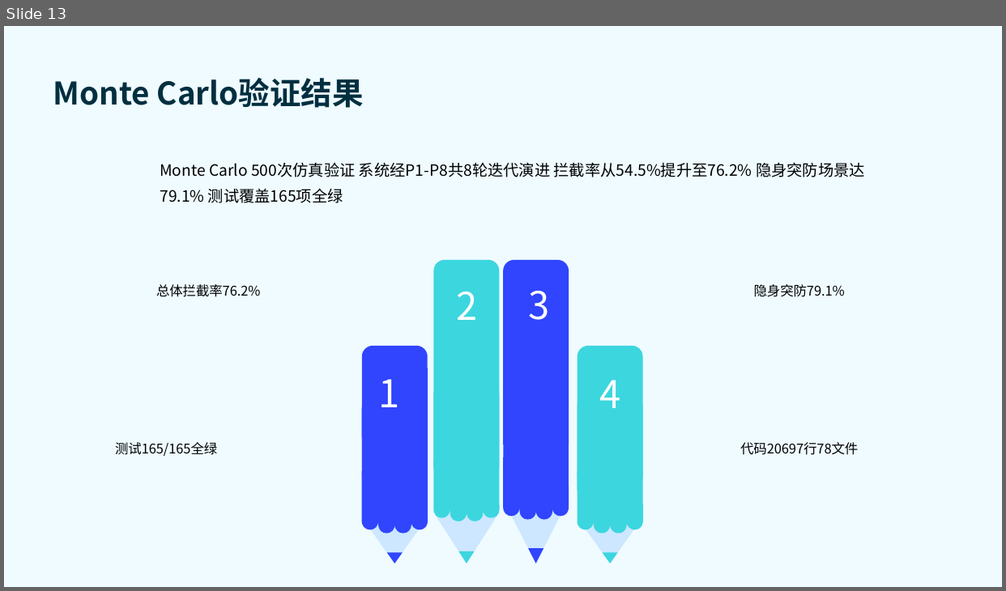
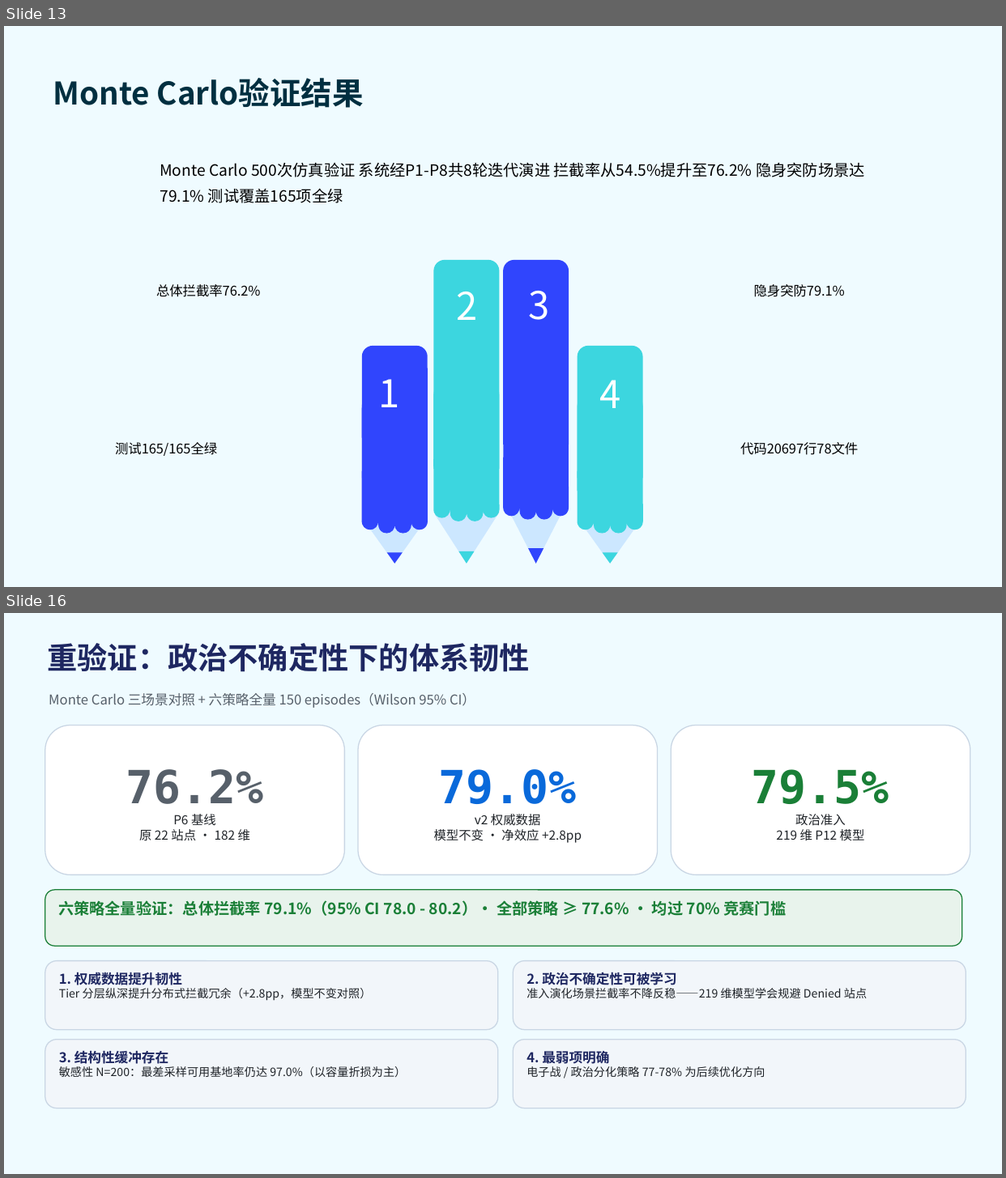
Before and after one commit to yigenfeng0707-netizen/pmtec-dtc2026, a slide deck: DTC2026赛道二参赛作品-含个人简介.pptx. Shown one above the other, each under a label of ours: slide 13 before the commit, slides 13 and 16 after it; the slides between them are not shown. The pictures are 1006x591 and 1006x1178 pixels, drawn with LibreOffice and Linux fonts; fonts in the diff are those of the drawing; background and template pictures are left out. Boxes give left, top, right and bottom in pixels: in the first picture for what was removed or moved away, otherwise in the second. Text is boxed around its words. In the diff, an @@ line names an element or a change of style, - is before the commit and + after.

Commit message:
P13: 参赛作品 PPT 更新 — 新增 P9-P12 权威数据升级/系统升级/重验证结果 三页 (15->18 页)
- 第 14 页: 权威数据升级 (P9-P11) — 四资料数据链路 (CRS R47589/FY2024 BSR/
  RAND RRA967-2/CRS IF12175) + 三级交付物升级要点 + 政治准入三态状态机
- 第 15 页: P12 系统升级 — 观测 182->219 维 + XPU 课程重训练 +
  WebSocket/SPEAR 实时回放 + Maven 契约 + 对手策略库 6 项
- 第 16 页: 重验证结果 — 三场景大数字对照 (76.2%/79.0%/79.5%) +
  六策略 79.1% (CI 78.0-80.2) + 四条韧性结论
- 插入位置: 代码仓库页之前; 视觉 QA 通过 (无重叠/溢出, 对比度合格)

```diff
--- a/DTC2026赛道二参赛作品-含个人简介.pptx
+++ b/DTC2026赛道二参赛作品-含个人简介.pptx
@@ slide 16 added at bbox=[4, 613, 1002, 1174], background #EFFBFF @@
@@ text added at bbox=[47, 643, 530, 672], 29 pt, text #1E2761, bold @@
+重验证：政治不确定性下的体系韧性
@@ text added at bbox=[49, 693, 475, 708], 13 pt, text #57606A @@
+Monte Carlo 三场景对照 + 六策略全量 150 episodes（Wilson 95% CI）
@@ rounded rectangle added at bbox=[45, 726, 345, 875], fill #FFFFFF, outline #C9D6E4 1 pt, 12 pt, text #1F2328 @@
+76.2%
+P6 基线
+原 22 站点 · 182 维
@@ rounded rectangle added at bbox=[358, 726, 658, 875], fill #FFFFFF, outline #C9D6E4 1 pt, 12 pt, text #1F2328 @@
+79.0%
+v2 权威数据
+模型不变 · 净效应 +2.8pp
@@ rounded rectangle added at bbox=[671, 726, 970, 875], fill #FFFFFF, outline #C9D6E4 1 pt, 12 pt, text #1F2328 @@
+79.5%
+政治准入
+219 维 P12 模型
@@ rounded rectangle added at bbox=[45, 890, 962, 946], fill #E8F3EC, outline #1A7F37 1 pt, 15 pt, text #1A7F37, bold @@
+六策略全量验证：总体拦截率 79.1%（95% CI 78.0 - 80.2）· 全部策略 ≥ 77.6% · 均过 70% 竞赛门槛
@@ rounded rectangle added at bbox=[45, 961, 498, 1030], fill #F2F6FA, outline #C9D6E4 1 pt, 11 pt, text #1F2328 @@
+1. 权威数据提升韧性
+Tier 分层纵深提升分布式拦截冗余（+2.8pp，模型不变对照）
@@ rounded rectangle added at bbox=[513, 961, 966, 1030], fill #F2F6FA, outline #C9D6E4 1 pt, 11 pt, text #1F2328 @@
+2. 政治不确定性可被学习
+准入演化场景拦截率不降反稳——219 维模型学会规避 Denied 站点
@@ rounded rectangle added at bbox=[45, 1040, 498, 1109], fill #F2F6FA, outline #C9D6E4 1 pt, 11 pt, text #1F2328 @@
+3. 结构性缓冲存在
+敏感性 N=200：最差采样可用基地率仍达 97.0%（以容量折损为主）
@@ rounded rectangle added at bbox=[513, 1040, 966, 1109], fill #F2F6FA, outline #C9D6E4 1 pt, 11 pt, text #1F2328 @@
+4. 最弱项明确
+电子战 / 政治分化策略 77-78% 为后续优化方向
```
Also in this commit, not shown: 2 other slides added.
